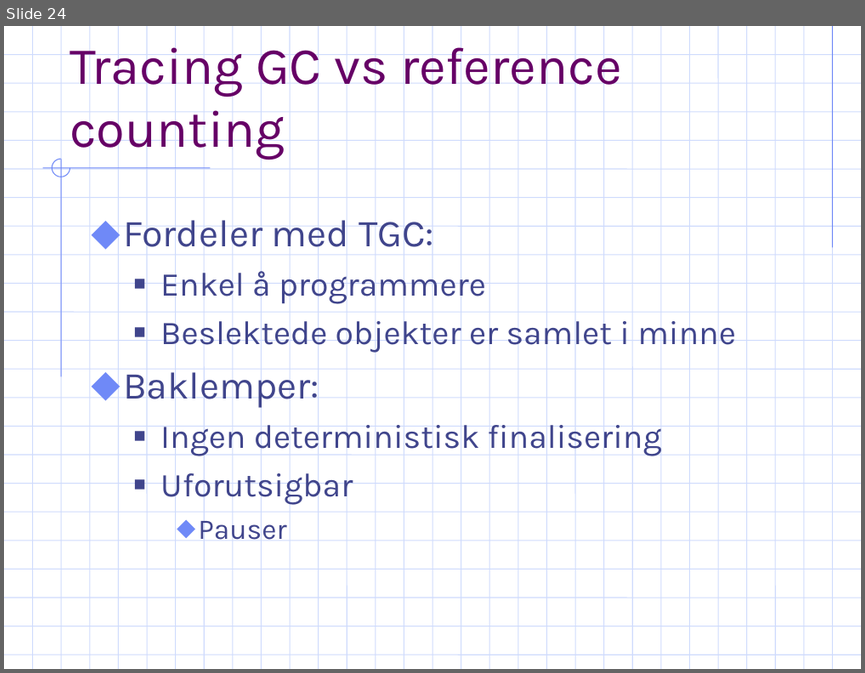
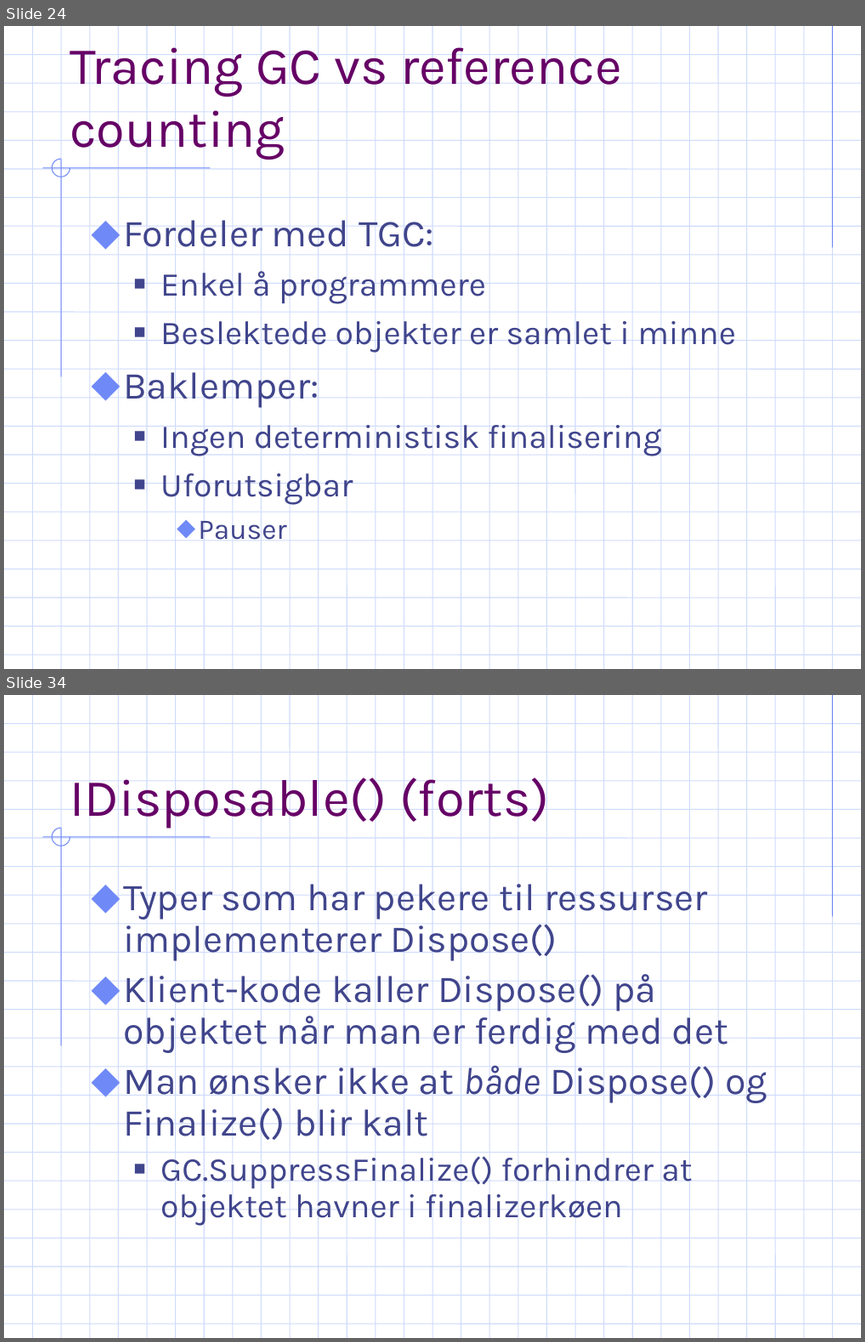
Before and after one commit to ArildF/masters, a slide deck: trunk/thesis/presentation.ppt. Shown one above the other, each under a label of ours: slide 24 before the commit, slides 24 and 34 after it; the slides between them are not shown. The pictures are 865x673 and 865x1342 pixels, drawn with LibreOffice and Linux fonts; fonts in the diff are those of the drawing; background and template pictures are left out. Boxes give left, top, right and bottom in pixels: in the first picture for what was removed or moved away, otherwise in the second. Text is boxed around its words. In the diff, an @@ line names an element or a change of style, - is before the commit and + after.

```diff
--- a/trunk/thesis/presentation.ppt
+++ b/trunk/thesis/presentation.ppt
@@ slide 34 added at <box>4,695,861,1338</box>, background #FFFFFF; not listed: 55 template elements that a slide beside it also shows @@
@@ title added at <box>69,769,549,828</box>, 44 pt, text #660066 @@
+IDisposable() (forts)
@@ text added at <box>123,876,767,1225</box>, 32 pt, text #40458C @@
+⬥ Typer som har pekere til ressurser implementerer Dispose()
+⬥ Klient-kode kaller Dispose() på objektet når man er ferdig med det
+⬥ Man ønsker ikke at både Dispose() og Finalize() blir kalt
+  ■ GC.SuppressFinalize() forhindrer at objektet havner i finalizerkøen
```
Also in this commit, not shown: 1 slide changed, 36 other slides added, 1 slide removed.
